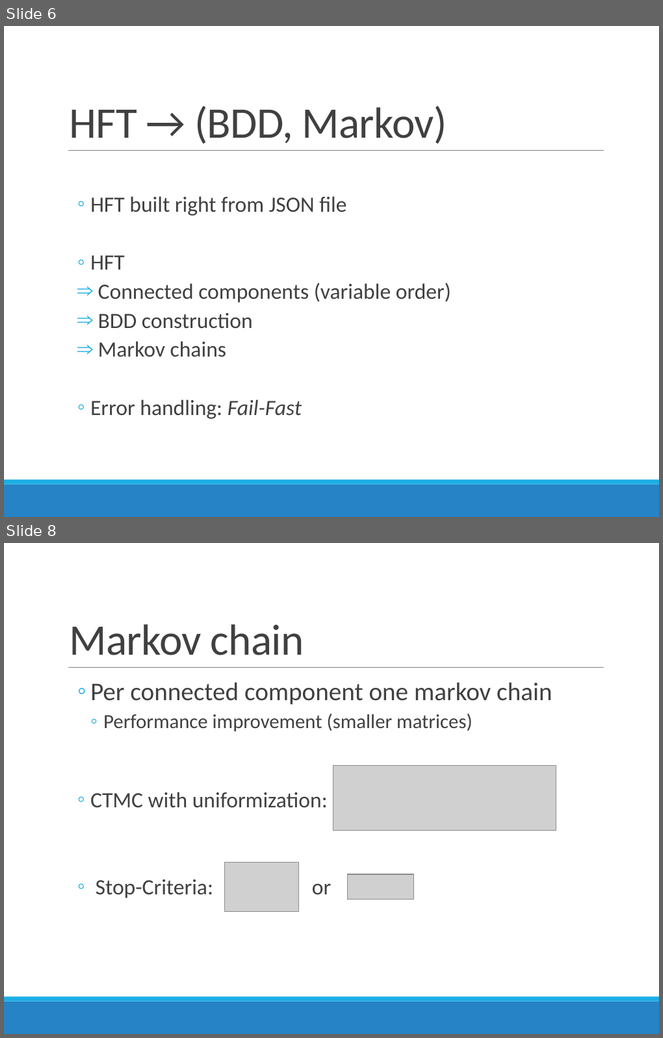
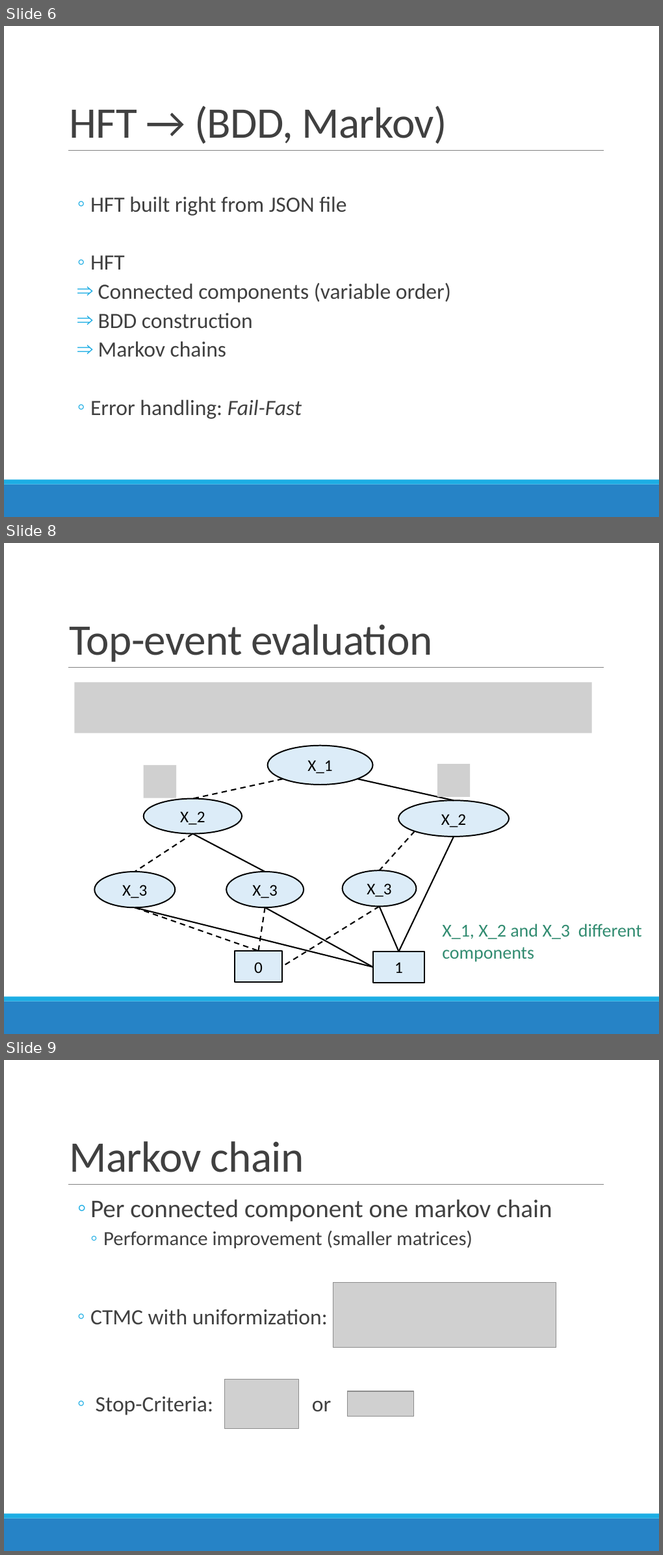
Before and after one commit to AndreMann90/fart_fssd, a slide deck: doc/programming_project_slides.pptx. Shown one above the other, each under a label of ours: slides 6 and 8 before the commit, slides 6, 8 and 9 after it; the slides between them are not shown. The pictures are 663x1038 and 663x1555 pixels, drawn with LibreOffice and Linux fonts; fonts in the diff are those of the drawing; grey boxes stand for pictures. Boxes give left, top, right and bottom in pixels: in the first picture for what was removed or moved away, otherwise in the second. Text is boxed around its words. In the diff, an @@ line names an element or a change of style, - is before the commit and + after.

Commit message:
Evaluation slides revised

```diff
--- a/doc/programming_project_slides.pptx
+++ b/doc/programming_project_slides.pptx
@@ slide 8 added at [4, 543, 659, 1034], background #FFFFFF; not listed: 3 template elements that a slide beside it also shows @@
@@ title added at [70, 624, 432, 662], 48 pt, text #404040 @@
+Top-event evaluation
@@ picture added at [75, 683, 592, 733] @@
@@ ellipse added at [267, 745, 373, 785], fill #75B6E5 at 25% opacity, outline #000000 1.42 pt, 18 pt, text #000000 @@
+X_1
@@ picture added at [144, 765, 176, 798] @@
@@ picture added at [438, 764, 471, 797] @@
@@ line added from (283, 779) to (192, 798), #000000 1.5 pt dashed @@
@@ line added from (358, 779) to (454, 800), #000000 1.5 pt @@
@@ ellipse added at [144, 798, 242, 834], fill #75B6E5 at 25% opacity, outline #000000 1.42 pt, 18 pt, text #000000 @@
+X_2
@@ ellipse added at [399, 800, 509, 837], fill #75B6E5 at 25% opacity, outline #000000 1.42 pt, 18 pt, text #000000 @@
+X_2
@@ line added from (192, 834) to (135, 872), #000000 1.5 pt dashed @@
@@ line added from (192, 834) to (265, 872), #000000 1.5 pt @@
@@ line added from (415, 832) to (380, 871), #000000 1.5 pt dashed @@
@@ line added from (454, 837) to (399, 952), #000000 1.5 pt @@
@@ ellipse added at [94, 872, 175, 908], fill #75B6E5 at 25% opacity, outline #000000 1.42 pt, 18 pt, text #000000 @@
+X_3
@@ ellipse added at [226, 872, 304, 908], fill #75B6E5 at 25% opacity, outline #000000 1.42 pt, 18 pt, text #000000 @@
+X_3
@@ ellipse added at [343, 871, 417, 906], fill #75B6E5 at 25% opacity, outline #000000 1.42 pt, 18 pt, text #000000 @@
+X_3
@@ line added from (135, 908) to (373, 967), #000000 1.5 pt @@
@@ line added from (135, 908) to (258, 951), #000000 1.5 pt dashed @@
@@ line added from (265, 908) to (258, 951), #000000 1.5 pt dashed @@
@@ line added from (265, 908) to (373, 967), #000000 1.5 pt @@
@@ line added from (380, 906) to (282, 967), #000000 1.5 pt dashed @@
@@ line added from (380, 906) to (399, 952), #000000 1.5 pt @@
@@ text added at [442, 924, 642, 962], 20 pt, text #328B71 @@
+X_1, X_2 and X_3 different components
@@ rectangle added at [235, 951, 282, 982], fill #75B6E5 at 25% opacity, outline #000000 1.42 pt, 18 pt, text #000000 @@
+0
@@ rectangle added at [373, 952, 425, 982], fill #75B6E5 at 25% opacity, outline #000000 1.42 pt, 18 pt, text #000000 @@
+1
@@ what was slide 8 is now slide 9 @@
```
Also in this commit, not shown: 2 slides changed, 1 other file.
